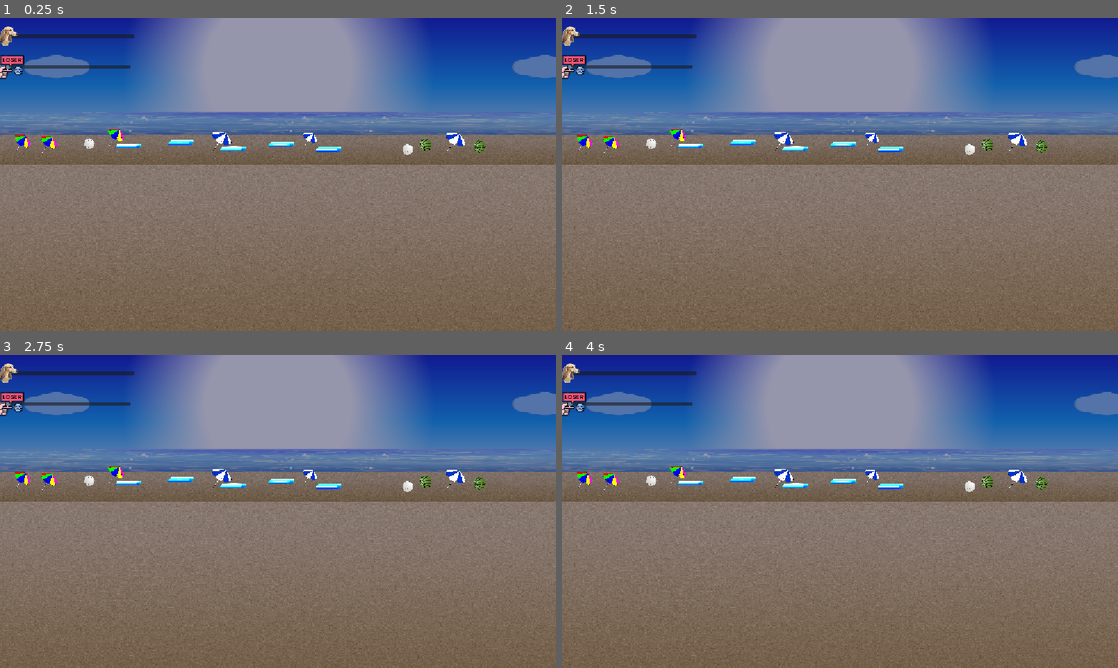
Above: before the commit, frames 1-4 (two rows, left to right).
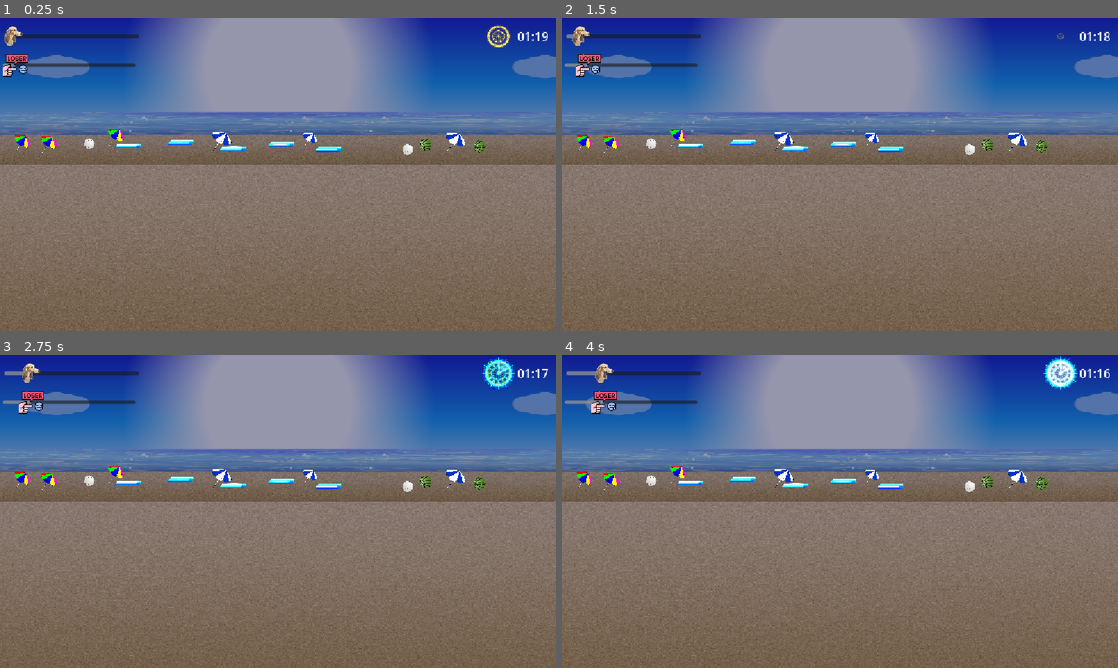
Above: after the commit, the same moments.

Repository: adel2674/Rejected-from-OSC
Game: Godot game, scene res://Scenes/main_level.tscn
Two runs of this game, one before a commit and one after it. Both use one fixed random seed, a clock stepped at 60 frames per second and the inputs below. The project has no main scene, so this scene is started directly.
Inputs:
- Up to frame 1 (0.25 s): no input
- Up to frame 2 (1.5 s): tap Enter at 0.5 s; tap Z at 0.6 s; tap X at 0.8, 1.35 s
- Up to frame 3 (2.75 s): tap Z at 1.55, 2.1 s; tap X at 2.3 s
- Up to frame 4 (4 s): tap X at 2.85, 3.8 s; tap Z at 3.05, 3.6 s

The runs differ from the first frame. In frame 1, 1.0% of the frame differs, in the area x 0-99%, y 2-20%; in frame 2, 1.0%; in frame 3, 1.5%; in frame 4, 1.6%, in the area x 0-99%, y 0-20%.

Commit message:
Save my work

Diff:
--- a/game-jam/Scenes/main_level.tscn
+++ b/game-jam/Scenes/main_level.tscn
@@ -9,9 +9,130 @@
 [ext_resource type="Texture2D" uid="uid://cgs65eca6wcl7" path="res://Assets/Sprites/dog.png" id="6_lwkuy"]
 [ext_resource type="Script" uid="uid://7buyy8giydfi" path="res://Scripts/canvas_layer.gd" id="6_tqiex"]
 [ext_resource type="Texture2D" uid="uid://dwwfl41eblcwy" path="res://Assets/Sprites/loser.png" id="7_tqiex"]
+[ext_resource type="Texture2D" uid="uid://bsu65i2tr1o4m" path="res://Assets/Sprites/Timer/192x192/pipo-btleffect214_192.png" id="10_f3gli"]
+[ext_resource type="AudioStream" uid="uid://1whk1rv7syds" path="res://Assets/Sounds/timer_tricks.mp3" id="11_2jcip"]
+[ext_resource type="AudioStream" uid="uid://gnppt1y71v8a" path="res://Assets/Sounds/dog_succeess.mp3" id="12_o18aq"]
+[ext_resource type="AudioStream" uid="uid://kjj07ndt4p2t" path="res://Assets/Sounds/fail_sound.mp3" id="13_hd7sb"]
+[ext_resource type="AudioStream" uid="uid://dxca3y72rmd7w" path="res://Assets/Sounds/beach.mp3" id="14_hd7sb"]
 
 [sub_resource type="RectangleShape2D" id="RectangleShape2D_wp5od"]
 size = Vector2(1274, 362)
+
+[sub_resource type="AtlasTexture" id="AtlasTexture_2jcip"]
+atlas = ExtResource("10_f3gli")
+region = Rect2(0, 0, 192, 192)
+
+[sub_resource type="AtlasTexture" id="AtlasTexture_6l6h0"]
+atlas = ExtResource("10_f3gli")
+region = Rect2(192, 0, 192, 192)
+
+[sub_resource type="AtlasTexture" id="AtlasTexture_o18aq"]
+atlas = ExtResource("10_f3gli")
+region = Rect2(384, 0, 192, 192)
+
+[sub_resource type="AtlasTexture" id="AtlasTexture_hd7sb"]
+atlas = ExtResource("10_f3gli")
+region = Rect2(576, 0, 192, 192)
+
+[sub_resource type="AtlasTexture" id="AtlasTexture_5vthg"]
+atlas = ExtResource("10_f3gli")
+region = Rect2(768, 0, 192, 192)
+
+[sub_resource type="AtlasTexture" id="AtlasTexture_unus1"]
+atlas = ExtResource("10_f3gli")
+region = Rect2(0, 192, 192, 192)
+
+[sub_resource type="AtlasTexture" id="AtlasTexture_vgie2"]
+atlas = ExtResource("10_f3gli")
+region = Rect2(192, 192, 192, 192)
+
+[sub_resource type="AtlasTexture" id="AtlasTexture_and0o"]
+atlas = ExtResource("10_f3gli")
+region = Rect2(384, 192, 192, 192)
+
+[sub_resource type="AtlasTexture" id="AtlasTexture_jf8f8"]
+atlas = ExtResource("10_f3gli")
+region = Rect2(576, 192, 192, 192)
+
+[sub_resource type="AtlasTexture" id="AtlasTexture_qx7ya"]
+atlas = ExtResource("10_f3gli")
+region = Rect2(768, 192, 192, 192)
+
+[sub_resource type="AtlasTexture" id="AtlasTexture_d4dc6"]
+atlas = ExtResource("10_f3gli")
+region = Rect2(0, 384, 192, 192)
+
+[sub_resource type="AtlasTexture" id="AtlasTexture_7wxy1"]
+atlas = ExtResource("10_f3gli")
+region = Rect2(192, 384, 192, 192)
+
+[sub_resource type="AtlasTexture" id="AtlasTexture_8ce4n"]
+atlas = ExtResource("10_f3gli")
+region = Rect2(384, 384, 192, 192)
+
+[sub_resource type="AtlasTexture" id="AtlasTexture_o0i6v"]
+atlas = ExtResource("10_f3gli")
+region = Rect2(576, 384, 192, 192)
+
+[sub_resource type="AtlasTexture" id="AtlasTexture_1ubp3"]
+atlas = ExtResource("10_f3gli")
+region = Rect2(768, 384, 192, 192)
+
+[sub_resource type="SpriteFrames" id="SpriteFrames_wp5od"]
+animations = [{
+"frames": [{
+"duration": 1.0,
+"texture": SubResource("AtlasTexture_2jcip")
+}, {
+"duration": 1.0,
+"texture": SubResource("AtlasTexture_6l6h0")
+}, {
+"duration": 1.0,
+"texture": SubResource("AtlasTexture_o18aq")
+}, {
+"duration": 1.0,
+"texture": SubResource("AtlasTexture_hd7sb")
+}, {
+"duration": 1.0,
+"texture": SubResource("AtlasTexture_5vthg")
+}, {
+"duration": 1.0,
+"texture": SubResource("AtlasTexture_unus1")
+}, {
+"duration": 1.0,
+"texture": SubResource("AtlasTexture_vgie2")
+}, {
+"duration": 1.0,
+"texture": SubResource("AtlasTexture_and0o")
+}, {
+"duration": 1.0,
+"texture": SubResource("AtlasTexture_jf8f8")
+}, {
+"duration": 1.0,
+"texture": SubResource("AtlasTexture_qx7ya")
+}, {
+"duration": 1.0,
+"texture": SubResource("AtlasTexture_d4dc6")
+}, {
+"duration": 1.0,
+"texture": SubResource("AtlasTexture_7wxy1")
+}, {
+"duration": 1.0,
+"texture": SubResource("AtlasTexture_8ce4n")
+}, {
+"duration": 1.0,
+"texture": SubResource("AtlasTexture_o0i6v")
+}, {
+"duration": 1.0,
+"texture": SubResource("AtlasTexture_1ubp3")
+}],
+"loop": 1,
+"name": &"timer",
+"speed": 10.0
+}]
+
+[sub_resource type="LabelSettings" id="LabelSettings_f3gli"]
+font_size = 25
 
 [node name="Main_level" type="Node2D" unique_id=1154645232]
 
@@ -110,7 +231,8 @@
 script = ExtResource("6_tqiex")
 
 [node name="dog_bar" type="HSlider" parent="CanvasLayer" unique_id=1428136178]
-offset_right = 279.0
+offset_left = 9.0
+offset_right = 288.0
 offset_bottom = 77.0
 mouse_filter = 2
 theme_override_icons/grabber = ExtResource("6_lwkuy")
@@ -119,11 +241,63 @@
 max_value = 20.0
 
 [node name="loser_bar" type="HSlider" parent="CanvasLayer" unique_id=1910905075]
-offset_left = -4.0
-offset_top = 63.0
-offset_right = 271.0
-offset_bottom = 139.0
+offset_left = 6.0
+offset_top = 60.0
+offset_right = 281.0
+offset_bottom = 136.0
 mouse_filter = 2
 theme_override_icons/grabber = ExtResource("7_tqiex")
 theme_override_icons/grabber_highlight = ExtResource("7_tqiex")
 max_value = 20.0
+
+[node name="timer_box" type="Control" parent="CanvasLayer" unique_id=1369583022]
+layout_mode = 3
+anchors_preset = 1
+anchor_left = 1.0
+anchor_right = 1.0
+offset_left = -47.0
+offset_bottom = 40.0
+grow_horizontal = 0
+size_flags_horizontal = 0
+
+[node name="timer_animation" type="AnimatedSprite2D" parent="CanvasLayer/timer_box" unique_id=1218788719]
+position = Vector2(-72, 38)
+scale = Vector2(0.4427084, 0.4296875)
+sprite_frames = SubResource("SpriteFrames_wp5od")
+animation = &"timer"
+autoplay = "timer"
+frame_progress = 0.94541883
+
+[node name="timer_label" type="Label" parent="CanvasLayer/timer_box" unique_id=1159031952]
+layout_mode = 0
+offset_left = -33.0
+offset_top = 21.0
+offset_right = 31.0
+offset_bottom = 56.0
+text = "01:20"
+label_settings = SubResource("LabelSettings_f3gli")
+
+[node name="Timer" type="Timer" parent="CanvasLayer" unique_id=2105405543]
+wait_time = 80.0
+one_shot = true
+autostart = true
+
+[node name="timer_sound" type="AudioStreamPlayer2D" parent="CanvasLayer" unique_id=1830589795]
+stream = ExtResource("11_2jcip")
+volume_db = 15.134
+autoplay = true
+parameters/looping = true
+
+[node name="catch_sound" type="AudioStreamPlayer2D" parent="CanvasLayer" unique_id=2091650165]
+stream = ExtResource("12_o18aq")
+volume_db = 12.807
+
+[node name="miss_sound" type="AudioStreamPlayer2D" parent="CanvasLayer" unique_id=804538877]
+stream = ExtResource("13_hd7sb")
+volume_db = 12.03
+
+[node name="beach_sound" type="AudioStreamPlayer2D" parent="." unique_id=1958438639]
+stream = ExtResource("14_hd7sb")
+volume_db = 5.821
+autoplay = true
+parameters/looping = true
--- a/game-jam/Scripts/canvas_layer.gd
+++ b/game-jam/Scripts/canvas_layer.gd
@@ -4,16 +4,50 @@
 @onready var loser_bar: HSlider = $loser_bar
 
 
+@onready var timer: Timer = $Timer
+@onready var timer_label: Label = $timer_box/timer_label
+
+@onready var timer_sound: AudioStreamPlayer2D = $timer_sound
+
+
 
 func _ready() -> void:
 	GameManger.score_updated.connect(_on_score_updated)
 	GameManger.misses_updated.connect(_on_misses_updated)
+	GameManger.time_updated.connect (_on_time_updated)
+	GameManger.game_over.connect(_on_game_over)
 
 func _process(delta: float) -> void:
 	pass
+	#var time_left = timer.time_left
+	#var minutes = int (time_left)/60
+	#var seconds = int (time_left) % 60
+	#timer_label.text = "%02d:%02d" % [minutes,seconds]
+
 
 func _on_score_updated(new_score:int):
+	$catch_sound.play()
 	dog_bar.value = new_score
 
 func _on_misses_updated(new_misses:int):
 	loser_bar.value = new_misses
+	$miss_sound.play()
+
+func _on_time_updated(time_left:float):
+	var minutes = int (time_left)/60
+	var seconds = int (time_left) % 60
+	timer_label.text = "%02d:%02d" % [minutes,seconds]
+
+func _on_game_over(won:bool):
+	timer_sound.stop()
+	$"../beach_sound".stop()
+
+func _unhandled_input(event: InputEvent) -> void:
+	if event is InputEventKey and event.pressed:
+		# اضغط Z لتجربة زيادة سكور الكلب وحركة الشريط + الصوت
+		if event.keycode == KEY_Z:
+			GameManger.add_score()
+
+		# اضغط X لتجربة الخسارة وحركة شريط الخسارة + الصوت
+		elif event.keycode == KEY_X:
+			GameManger.add_misses()
--- a/game-jam/Scripts/game_manger.gd
+++ b/game-jam/Scripts/game_manger.gd
@@ -21,7 +21,7 @@
 #/////////////////////////////////////////////////////
 
 func _ready() -> void:
-	pass
+	start_game() #new
 
 #/////////////////////////////////////////////////////
 
--- a/game-jam/project.godot
+++ b/game-jam/project.godot
@@ -20,6 +20,7 @@
 
 [display]
 
+window/size/mode=3
 window/stretch/mode="canvas_items"
 window/stretch/aspect="expand"
 
Not shown, added: game-jam/Assets/Sounds/beach.mp3.import
Not shown, added: game-jam/Assets/Sounds/dog_succeess.mp3.import
Not shown, added: game-jam/Assets/Sounds/fail_sound.mp3.import
Not shown, added: game-jam/Assets/Sounds/timer.mp3.import
Not shown, added: game-jam/Assets/Sounds/timer_tricks.mp3.import
Binary file added: game-jam/Assets/Sprites/Timer/192x192/pipo-btleffect209_192.png
Not shown, added: game-jam/Assets/Sprites/Timer/192x192/pipo-btleffect209_192.png.import
Binary file added: game-jam/Assets/Sprites/Timer/192x192/pipo-btleffect210_192.png
Not shown, added: game-jam/Assets/Sprites/Timer/192x192/pipo-btleffect210_192.png.import
Binary file added: game-jam/Assets/Sprites/Timer/192x192/pipo-btleffect211_192.png
Not shown, added: game-jam/Assets/Sprites/Timer/192x192/pipo-btleffect211_192.png.import
Binary file added: game-jam/Assets/Sprites/Timer/192x192/pipo-btleffect212_192.png
(and 22 more such lines)
